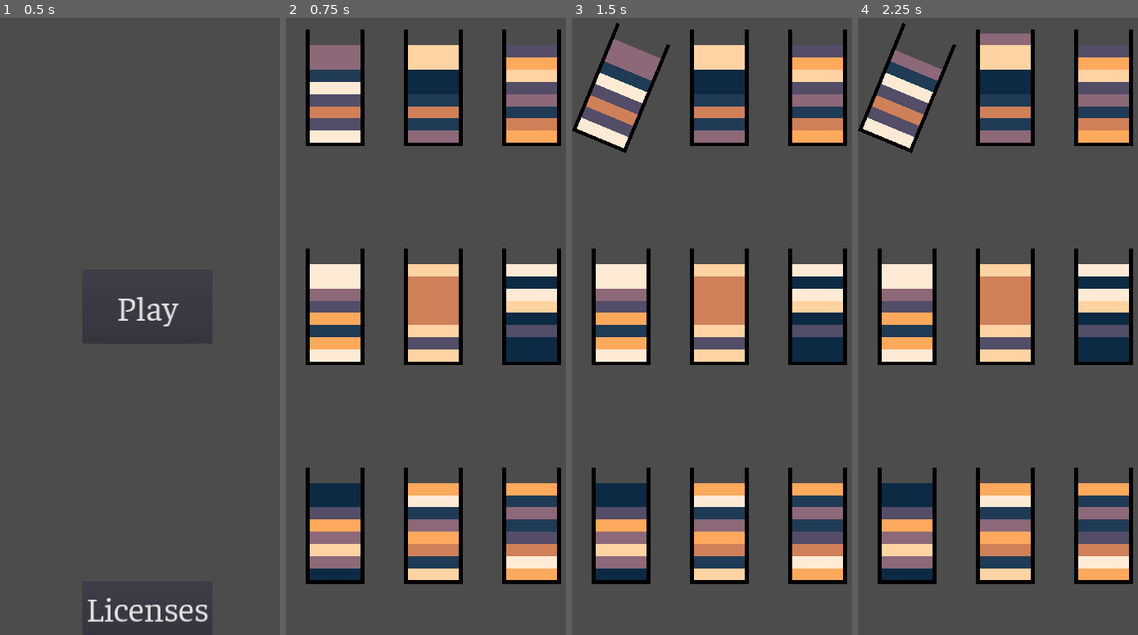
Above: before the commit, frames 1-4 (left to right).
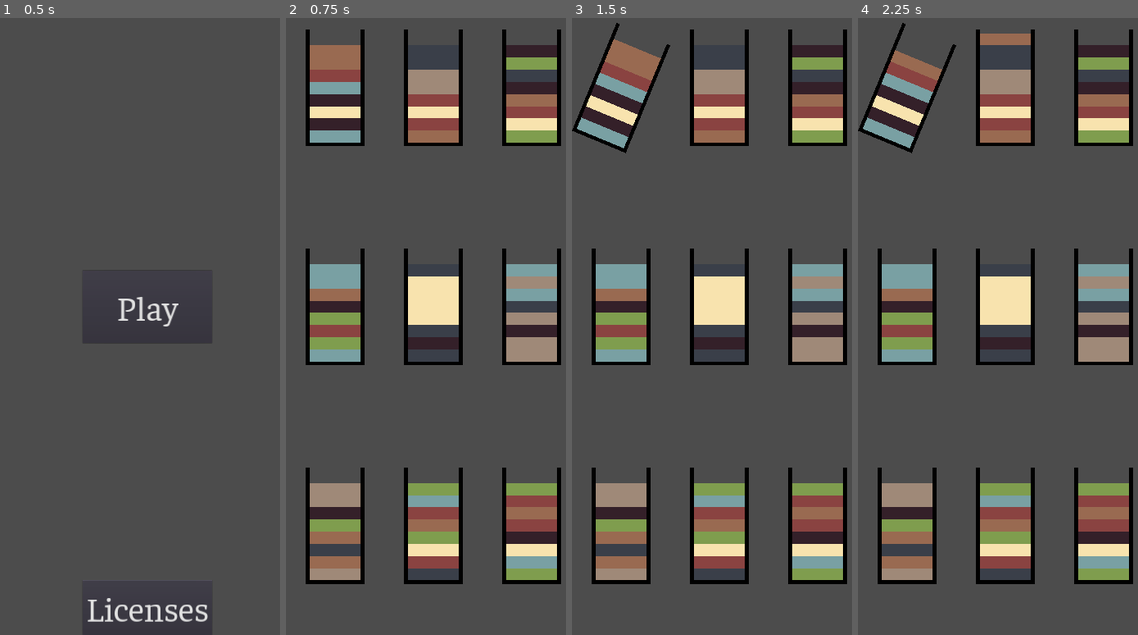
Above: after the commit, the same moments.

Repository: Violation-Studios/sand-bottles
Game: Godot game, scene res://scenes/menu/menu.tscn
Two runs of this game, one before a commit and one after it. Both use one fixed random seed, a clock stepped at 60 frames per second and the inputs below.
Inputs (mouse positions are in pixels of both pictures, inside the frame that each line leads up to):
- Up to frame 1 (0.5 s): no input
- Up to frame 2 (0.75 s): click "Play" at 0.5 s
- Up to frame 3 (1.5 s): tap Enter at 1.25 s; move the mouse to (622, 85) at 1.27 s; click (622, 85) at 1.42 s
- Up to frame 4 (2.25 s): tap Space at 2 s; move the mouse to (1006, 85) at 2.02 s; click (1006, 85) at 2.17 s

Frame 1 is identical in both runs. In frame 2, 26% of the frame differs, in the area x 8-97%, y 4-92%; in frame 3, 26%; in frame 4, 26%.

Commit message:
change color palette
changed color palette to lospec.com/palette-list/florast-8

Diff:
--- a/scenes/game/game.gd
+++ b/scenes/game/game.gd
@@ -4,8 +4,8 @@
 const Section = preload("res://scenes/bottle/section/section.tscn")
 
 var colors = [
-	Color("#0d2b45"), Color("#203c56"), Color("#544e68"), Color("#8d697a"),
-	Color("#d08159"), Color("#ffaa5e"), Color("#ffd4a3"), Color("#ffecd6"),
+	Color("#a08a79"), Color("#8b4442"), Color("#35212a"), Color("#9a6b52"),
+	Color("#f9e4af"), Color("#809e4f"), Color("#3b404a"), Color("#7aa1a4"),
 ]
 var selected_bottle: Bottle = null
 const bottle_quantity: int = 9
